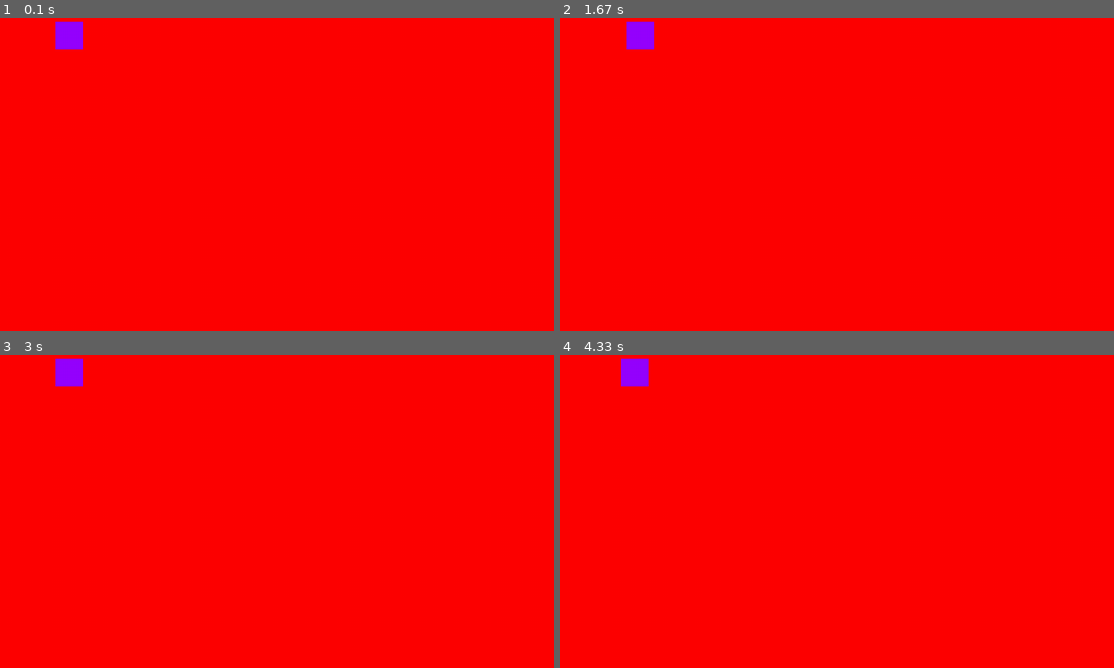
Above: before the commit, frames 1-4 (two rows, left to right).
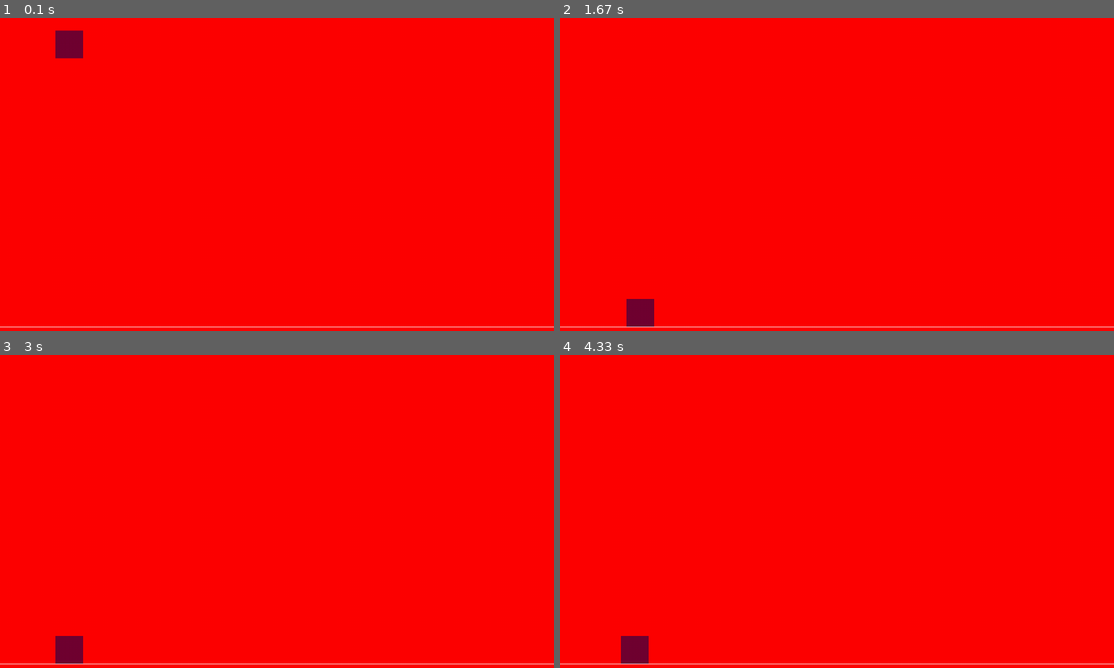
Above: after the commit, the same moments.

Repository: ImpactAcademie/Impact_2025-2026
Game: pygame game, started from it_expert_II_samedi/amadou/geometry.py
The game is run twice, just before and just after one commit, with the same random seed, the same clock (stepped at 60 frames per second) and the same inputs.
Inputs:
- Up to frame 1 (0.1 s): no input
- Up to frame 2 (1.67 s): hold Right 0.33-0.8 s; hold Right 1.17-1.63 s
- Up to frame 3 (3 s): hold Left 1.67-2.2 s; hold Left 2.57-2.97 s
- Up to frame 4 (4.33 s): hold Right 3.4-4.03 s

The runs differ from the first frame. In frame 1, 0.8% of the frame differs, in the area x 0-100%, y 1-99%; in frame 2, 1.1%; in frame 3, 1.1%; in frame 4, 1.1%.

Commit message:
Amadouuuu lesson 2

Diff:
--- a/it_expert_II_samedi/amadou/geometry.py
+++ b/it_expert_II_samedi/amadou/geometry.py
@@ -1,8 +1,15 @@
 import pygame
 
+WIDTH, HEIGHT = 1000, 700
+GRAVITY = -0.8
+GROUND_Y = HEIGHT-100
 pygame.init()
-screen=pygame.display.set_mode((1000, 700))
+screen=pygame.display.set_mode((WIDTH, HEIGHT))
+clock = pygame.time.Clock()
 player_pos = [100, 50]
+player_size = (50, 50)
+player_y_speed = 0
+
 running = True
 while running:
     for event in pygame.event.get():
@@ -19,6 +26,16 @@
             if event.key== pygame.K_RIGHT:
                 player_pos[0] +=10
 
+
+    # Update section
+    player_y_speed -= GRAVITY
+    player_pos[1] += player_y_speed
+    if player_pos[1] + player_size[1] > GROUND_Y:
+        player_pos[1] = GROUND_Y - player_size [1]
+        player_y_speed = 0
     screen.fill((255, 0, 0))
-    pygame.draw.rect(screen, (150, 0, 255), [*player_pos, 50, 50])
+    pygame.draw.rect(screen, (113, 0, 50), [*player_pos, player_size[0], player_size[1]])
+    pygame.draw.line(screen, (255, 255, 255),(0, GROUND_Y), (WIDTH, GROUND_Y))
     pygame. display.flip()
+
+    clock.tick(60)
--- /dev/null
+++ b/it_expert_II_samedi/amadou/liste_test.py
@@ -0,0 +1,8 @@
+points = []
+
+reponse = 0
+while reponse != "quit":
+   points.append(int(reponse))
+   reponse = input("Entre un nombre: ")
+
+print(points)
Not shown, added: it_expert_II_samedi/amadou/geometry.p
